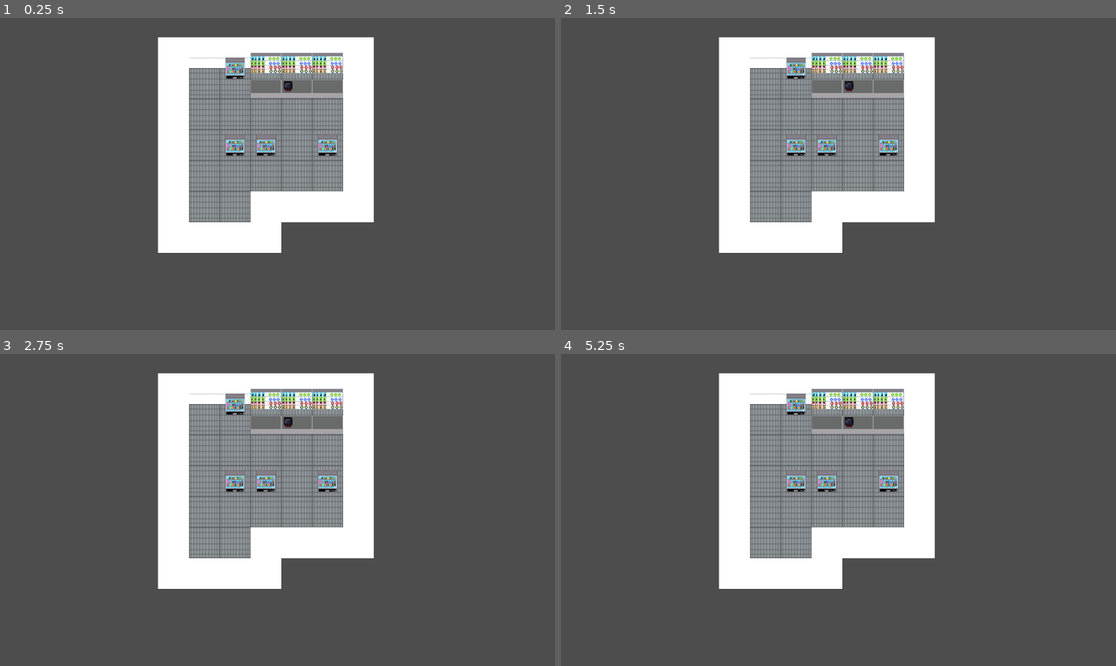
Above: before the commit, frames 1-4 (two rows, left to right).
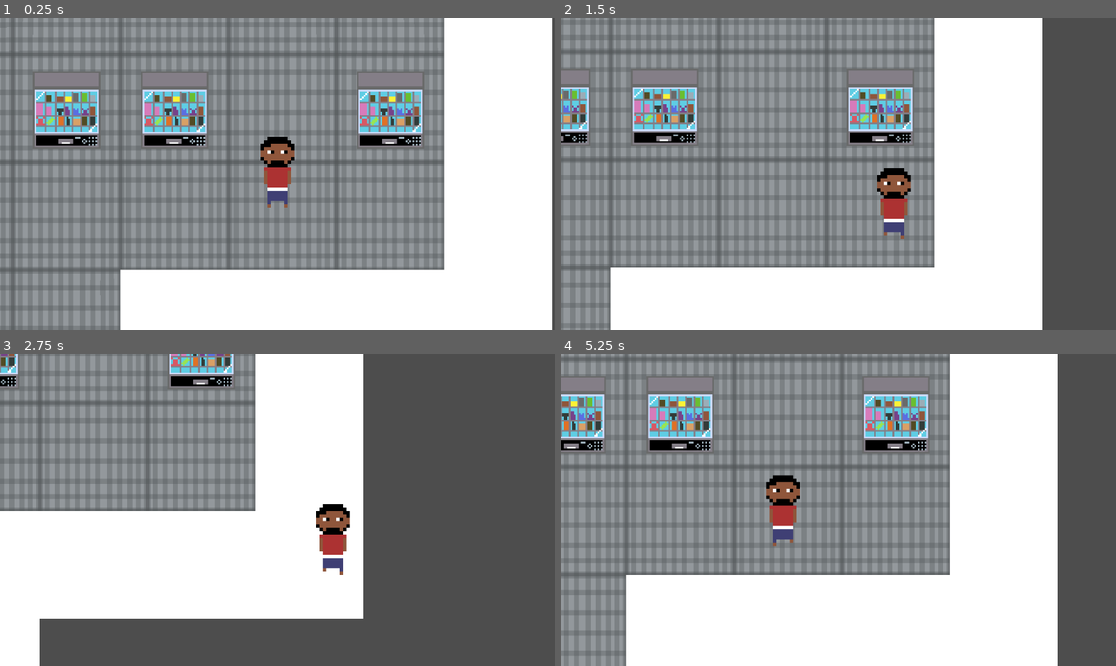
Above: after the commit, the same moments.

Repository: d0if/hood-rpg
Game: Godot game, scene res://Scenes/gas_station.tscn
The game is run twice, just before and just after one commit, with the same random seed, the same clock (stepped at 60 frames per second) and the same inputs. This scene is started directly instead of the project's main scene.
Inputs:
- Up to frame 1 (0.25 s): no input
- Up to frame 2 (1.5 s): tap Enter at 0.5 s; hold Right (ui_right) 0.53-1.28 s; hold Down (ui_down) from 1.28 s (still down)
- Up to frame 3 (2.75 s): release Down (ui_down) at 2.03 s; hold Right (ui_right) from 2.03 s (still down)
- Up to frame 4 (5.25 s): release Right (ui_right) at 2.78 s; hold Up (ui_up) 2.78-3.53 s; hold Left (ui_left) 3.53-5.03 s; hold Down (ui_down) from 5.03 s (still down)

The runs differ from the first frame. In frame 1, 91% of the frame differs, in the area x 0-100%, y 0-100%; in frame 2, 78%; in frame 3, 47%; in frame 4, 80%.

Commit message:
8-9-2024
added gas door

Diff:
--- a/Godot/Scenes/gas_station.tscn
+++ b/Godot/Scenes/gas_station.tscn
@@ -1,7 +1,10 @@
-[gd_scene load_steps=6 format=3 uid="uid://t0sjy0mtahfb"]
+[gd_scene load_steps=10 format=3 uid="uid://887bl3hit44y"]
 
 [ext_resource type="Texture2D" uid="uid://co071ocggdlr3" path="res://Art/tilesets/gas station tiles/gas station.png" id="1_0vbts"]
 [ext_resource type="Texture2D" uid="uid://b6sscx3ce317a" path="res://Art/tilesets/gas station tiles/white wall.png" id="2_5g5nk"]
+[ext_resource type="PackedScene" uid="uid://bbsav1rsm67u2" path="res://Scenes/door.tscn" id="3_pfq6y"]
+[ext_resource type="PackedScene" uid="uid://cq6vwjq76mc7s" path="res://Scenes/player.tscn" id="4_ay11h"]
+[ext_resource type="Script" path="res://Scripts/Base scripts/world script.gd" id="5_dtmnv"]
 
 [sub_resource type="TileSetAtlasSource" id="TileSetAtlasSource_306n1"]
 texture = ExtResource("1_0vbts")
@@ -27,6 +30,9 @@
 sources/0 = SubResource("TileSetAtlasSource_306n1")
 sources/1 = SubResource("TileSetAtlasSource_eh1fl")
 
+[sub_resource type="RectangleShape2D" id="RectangleShape2D_mj186"]
+size = Vector2(127, 38)
+
 [node name="gas station" type="Node2D"]
 
 [node name="TileMap" type="TileMap" parent="."]
@@ -38,3 +44,30 @@
 layer_1/tile_data = PackedInt32Array(262170, 1048576, 0, 262174, 1048576, 0, 262178, 1048576, 0, 262182, 1048576, 0, 26 …(296 unchanged characters)…
 layer_2/name = "objects"
 layer_2/tile_data = PackedInt32Array(1048606, 262144, 0, 1048610, 262144, 0, 1048618, 262144, 0, 524330, 786432, 0, 524326, 524288, 0, 524322, 786432, 0, 327722, 1310720, 0, 327718, 1310720, 0, 327714, 1310720, 0, 393246, 262144, 0)
+
+[node name="gas-station-door" parent="." instance=ExtResource("3_pfq6y")]
+editor_description = "HOW TO SETUP DOOR:
+0. scene needs to have ONE \"base_world_scene\" node. hit chain button in scene (instantiate child scene), add \"base scenes/world scene\". make sure its a child of the scene (not some other randomnode), then right click it and hit \"make local\"
+1: in desired scene hit chain button (instantiate child scene). add door.tscn
+2: right click door, hit \"editable children\"
+3: go to DOOR COLLISION (NOT DOOR-COPYPASTE) ----> inspector (right side) -----> hit screwdriver wrench button and click \"make subresources unique\". should only try to make somehting called  \"shape\" unique.
+4: move door hitbox & exit position
+5: in inspector, go to metadata dropdown. \"Target\" will select the scene that the door takes you to & \"Pairing\" needs to match between in/out doors (can be anythign)"
+metadata/Pairing = "gas"
+metadata/Target = "world"
+
+[node name="DOOR COLLISION" parent="gas-station-door/Area2D" index="0"]
+position = Vector2(455.5, 403)
+shape = SubResource("RectangleShape2D_mj186")
+
+[node name="EXIT POSITION" parent="gas-station-door" index="1"]
+position = Vector2(457, 344)
+
+[node name="Player" parent="." instance=ExtResource("4_ay11h")]
+position = Vector2(613, 303)
+scale = Vector2(2, 2)
+
+[node name="base_world_scene" type="Node" parent="."]
+script = ExtResource("5_dtmnv")
+
+[editable path="gas-station-door"]
--- a/Godot/Scenes/world.tscn
+++ b/Godot/Scenes/world.tscn
@@ -14,6 +14,7 @@
 [ext_resource type="Texture2D" uid="uid://77j8cncg2aem" path="res://Art/buildings/Gun store.png" id="12_trkw0"]
 [ext_resource type="Script" path="res://Scripts/door.gd" id="14_opu1e"]
 [ext_resource type="Script" path="res://Scripts/Base scripts/world script.gd" id="15_qmwaj"]
+[ext_resource type="PackedScene" uid="uid://bbsav1rsm67u2" path="res://Scenes/door.tscn" id="15_slhwj"]
 
 [sub_resource type="GDScript" id="GDScript_fx62c"]
 script/source = "extends Node2D
@@ -196,6 +197,9 @@
 [sub_resource type="RectangleShape2D" id="RectangleShape2D_3ivmw"]
 size = Vector2(23, 19)
 
+[sub_resource type="RectangleShape2D" id="RectangleShape2D_2hsiw"]
+size = Vector2(16, 13)
+
 [node name="world" type="Node2D"]
 script = SubResource("GDScript_fx62c")
 
@@ -263,6 +267,17 @@
 [node name="base_world_scene" type="Node" parent="."]
 script = ExtResource("15_qmwaj")
 
+[node name="gas-door" parent="." instance=ExtResource("15_slhwj")]
+metadata/Pairing = "gas"
+metadata/Target = "gas_station"
+
+[node name="DOOR COLLISION" parent="gas-door/Area2D" index="0"]
+position = Vector2(817, 235.5)
+shape = SubResource("RectangleShape2D_2hsiw")
+
+[node name="EXIT POSITION" parent="gas-door" index="1"]
+position = Vector2(818, 280)
+
 [connection signal="body_entered" from="Apartment_transition_point" to="." method="_on_apartment_transition_point_body_entered"]
 [connection signal="body_exited" from="Apartment_transition_point" to="." method="_on_apartment_transition_point_body_exited"]
 [connection signal="body_entered" from="Chingy_enter" to="." method="_on_chingy_enter_body_entered"]
@@ -271,3 +286,5 @@
 [connection signal="body_exited" from="Test-apt-door/Area2D" to="Test-apt-door" method="_on_area_2d_body_exited"]
 [connection signal="body_entered" from="Test-chingy-door/Area2D" to="Test-chingy-door" method="_on_area_2d_body_entered"]
 [connection signal="body_exited" from="Test-chingy-door/Area2D" to="Test-chingy-door" method="_on_area_2d_body_exited"]
+
+[editable path="gas-door"]
Not shown: 1 places in Godot/Scenes/world.tscn that only renumber resources
